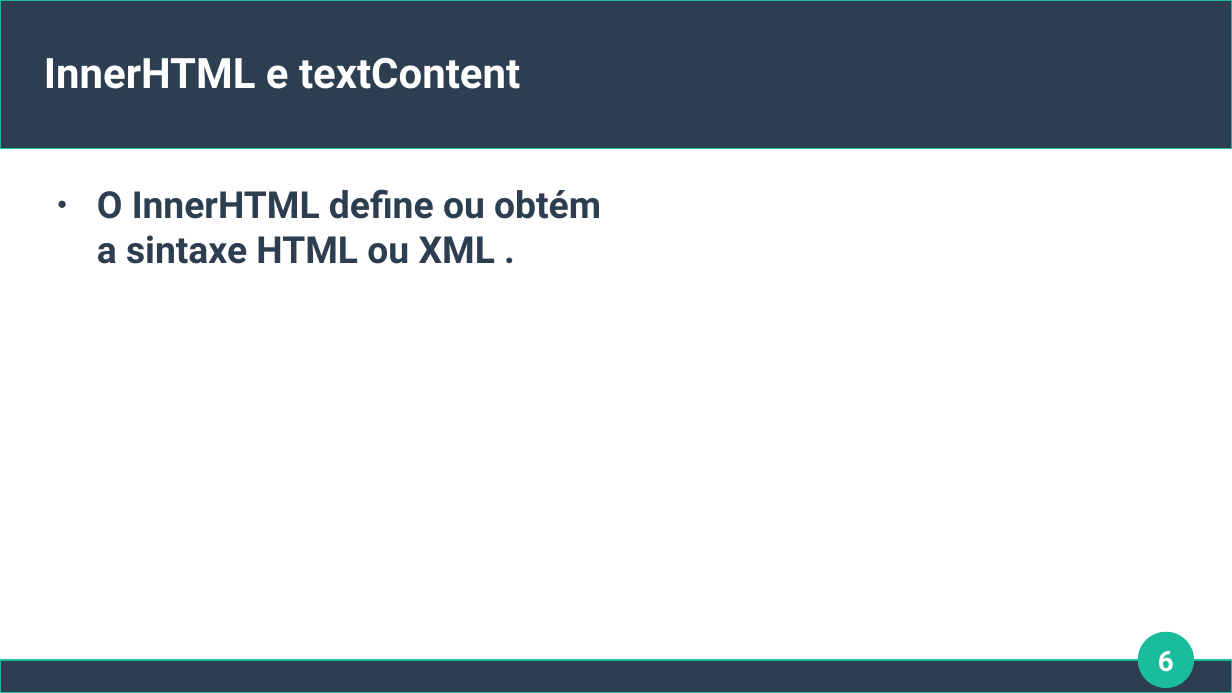
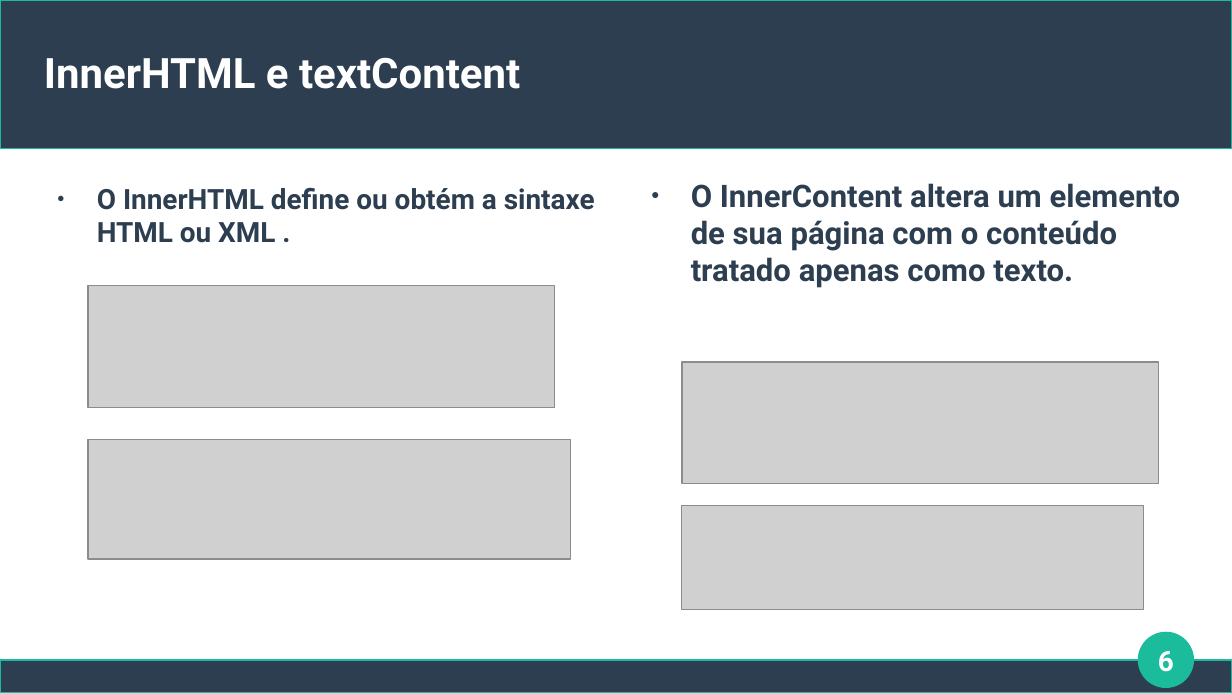
Before and after one commit to Fabio815/JavaScript, a slide deck: slide 6 of Semana4/Sem título 1.odp. Drawn at 1232x693 pixels with LibreOffice and Linux fonts; fonts in the diff are those of the drawing; grey boxes stand for pictures. Boxes give left, top, right and bottom in pixels: in the first picture for what was removed or moved away, otherwise in the second. Text is boxed around its words. In the diff, an @@ line names an element or a change of style, - is before the commit and + after.

```diff
--- a/Semana4/Sem título 1.odp
+++ b/Semana4/Sem título 1.odp
@@ text "O InnerHTML define ou obtém ..." at bbox=[97, 187, 595, 243]: size 24 to 18 pt @@
@@ text added at bbox=[691, 183, 1180, 288], 20 pt, text #2C3E50, bold @@
+● O InnerContent altera um elemento de sua página com o conteúdo tratado apenas como texto.
@@ picture added at bbox=[88, 286, 555, 408] @@
@@ picture added at bbox=[682, 362, 1159, 484] @@
@@ picture added at bbox=[88, 440, 571, 560] @@
@@ picture added at bbox=[682, 506, 1144, 609] @@
```
Also in this commit, not shown: 2 slides added, 1 other file.
